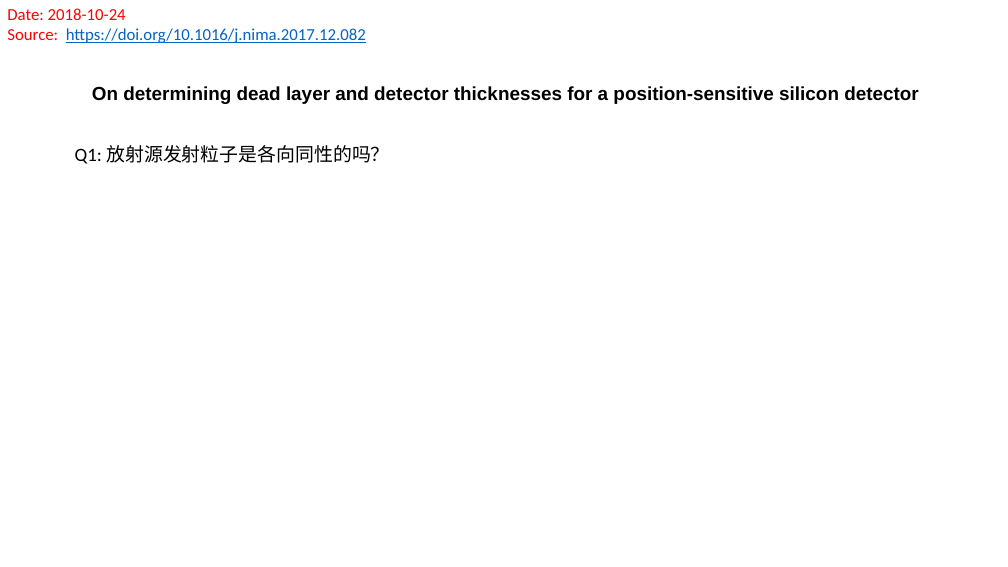
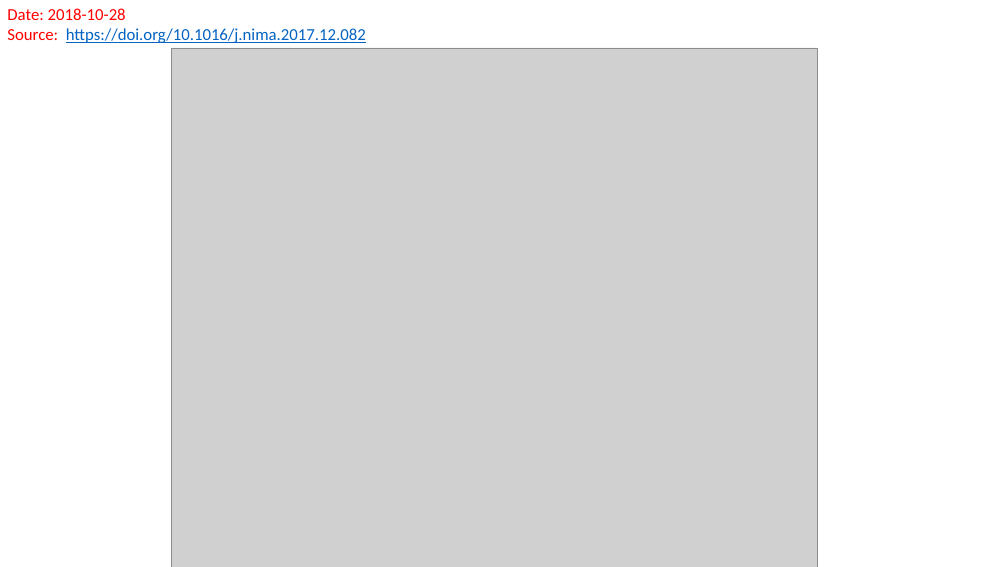
Before and after one commit to gfh16/StudyNotes, a slide deck: slide 5 of 03DE-E-Detector.pptx (slide 2 before the commit). Drawn at 1008x567 pixels with LibreOffice and Linux fonts; fonts in the diff are those of the drawing; grey boxes stand for pictures. Boxes give left, top, right and bottom in pixels: in the first picture for what was removed or moved away, otherwise in the second. Text is boxed around its words. In the diff, an @@ line names an element or a change of style, - is before the commit and + after.

Commit message:
Added Betty Tsang -Dead layer & detector thickness.

```diff
--- a/03DE-E-Detector.pptx
+++ b/03DE-E-Detector.pptx
@@ text at <box>7,8,126,20</box>: text changed @@
-Date: 2018-10-24
+Date: 2018-10-28
@@ picture added at <box>172,48,817,567</box> @@
@@ text removed at <box>92,86,919,104</box> @@
-On determining dead layer and detector thicknesses for a position-sensitive silicon detector
@@ text removed at <box>75,145,389,164</box> @@
-Q1: 放射源发射粒子是各向同性的吗？
```
Also in this commit, not shown: 1 other slide changed, 9 slides added, 1 slide removed, 1 other file.
